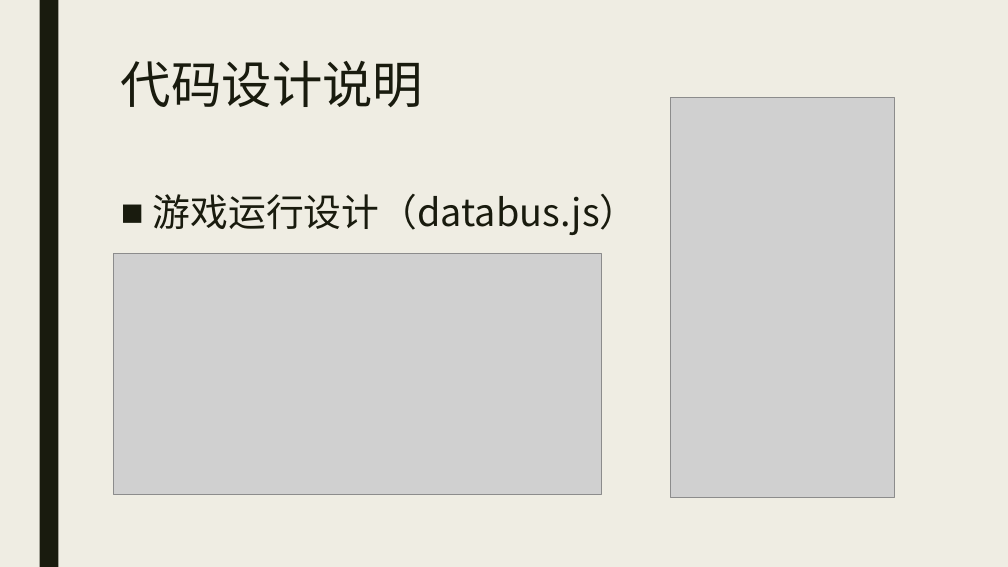
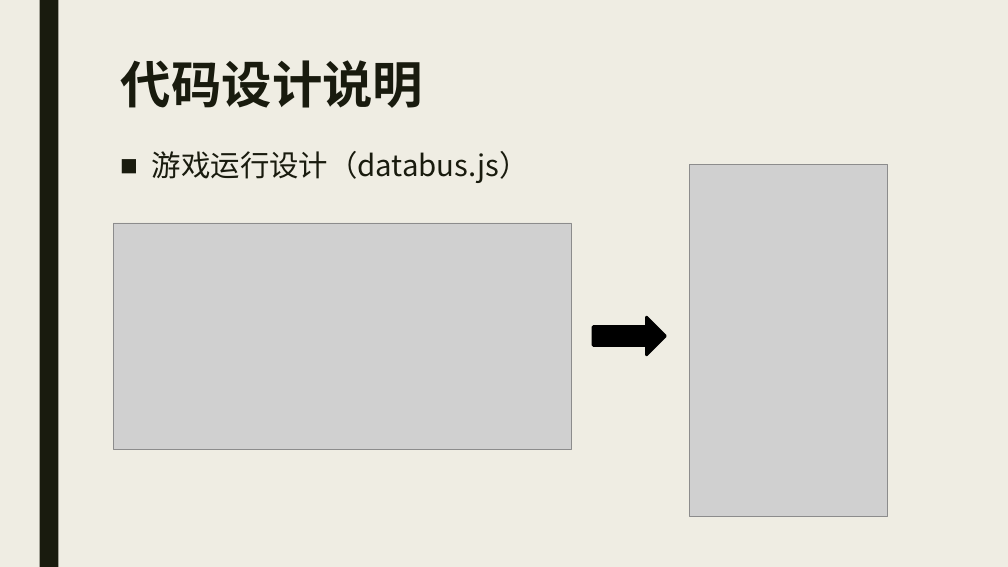
Before and after one commit to RLLDLBF/EasyGoing, a slide deck: slide 6 of Pre/游戏展示.pptx. Drawn at 1008x567 pixels with LibreOffice and Linux fonts; fonts in the diff are those of the drawing; grey boxes stand for pictures. Boxes give left, top, right and bottom in pixels: in the first picture for what was removed or moved away, otherwise in the second. Text is boxed around its words. In the diff, an @@ line names an element or a change of style, - is before the commit and + after.

```diff
--- a/Pre/游戏展示.pptx
+++ b/Pre/游戏展示.pptx
@@ title "代码设计说明" at [121,60,423,108]: bold on @@
@@ text "游戏运行设计（databus.js）": place and size @@
-text "游戏运行设计（databus.js）" at [153,194,638,235]
+text "游戏运行设计（databus.js）" at [152,151,529,183]
@@ text "游戏运行设计（databus.js）" at [152,151,529,183]: size 36 to 28 pt @@
@@ picture: place and size @@
-picture at [671,98,895,497]
+picture at [690,164,888,516]
@@ picture: place and size @@
-picture at [113,254,601,495]
+picture at [113,223,572,449]
@@ right arrow added at [594,318,666,355], fill #000000, outline #000000 2.75 pt @@
```
Also in this commit, not shown: 10 other slides changed.
